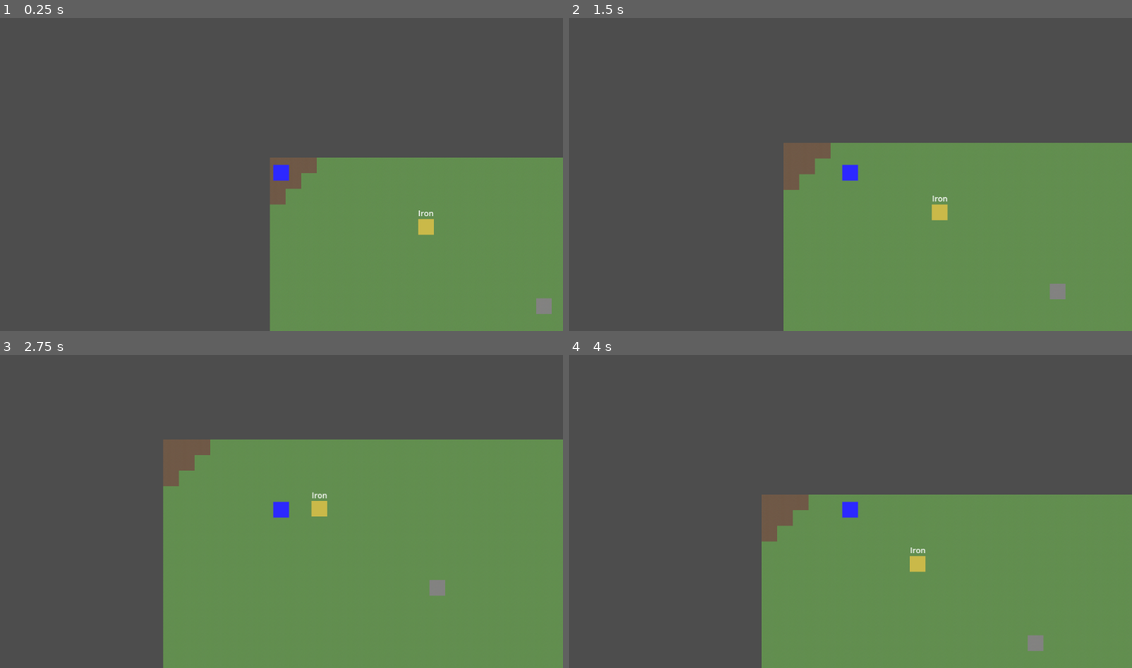
Above: before the commit, frames 1-4 (two rows, left to right).
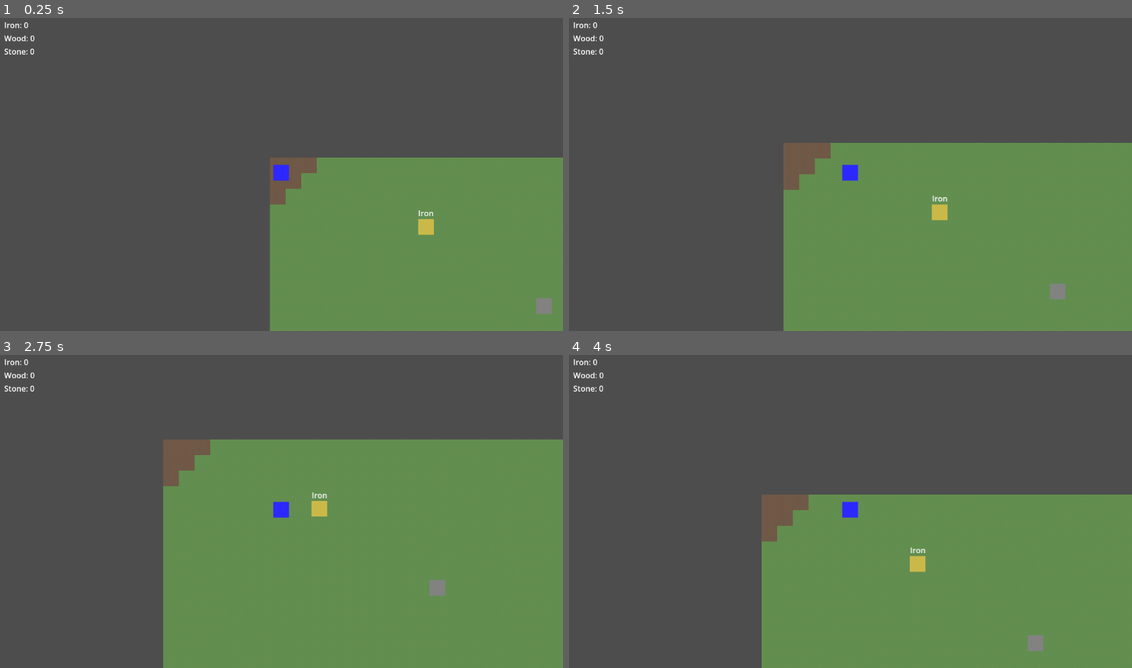
Above: after the commit, the same moments.

Repository: ntoonie/forge-and-survive
Game: Godot game, scene res://scenes/Main.tscn
Same seed, same stepped clock (60 frames per second), same inputs: the game is played once before the commit and once after it.
Inputs:
- Up to frame 1 (0.25 s): no input
- Up to frame 2 (1.5 s): tap Enter at 0.5 s; hold Right (ui_right) 0.53-1.28 s; tap E (interact) at 0.6, 1.35 s; hold Down (ui_down) from 1.28 s (still down)
- Up to frame 3 (2.75 s): release Down (ui_down) at 2.03 s; hold Right (ui_right) from 2.03 s (still down); tap E (interact) at 2.1 s
- Up to frame 4 (4 s): release Right (ui_right) at 2.78 s; hold Up (ui_up) 2.78-3.53 s; tap E (interact) at 2.85, 3.6 s; hold Left (ui_left) from 3.53 s (still down)

The runs differ from the first frame. In frame 1, 0.2% of the frame differs, in the area x 0-7%, y 1-12%; in frame 2, 0.2%; in frame 3, 0.2%; in frame 4, 0.2%.

Commit message:
feat: resource labels

Diff:
--- a/scenes/ui/HUD.tscn
+++ b/scenes/ui/HUD.tscn
@@ -1,3 +1,31 @@
 [gd_scene format=3 uid="uid://dkpiss73hn85r"]
 
-[node name="Hud" type="Node2D" unique_id=86831255]
+[ext_resource type="Script" uid="uid://u1ocvxot5qja" path="res://scripts/ui/hud.gd" id="1_kw0id"]
+
+[node name="HUD" type="CanvasLayer" unique_id=1264581366]
+script = ExtResource("1_kw0id")
+
+[node name="Control" type="Control" parent="." unique_id=594069138]
+layout_mode = 3
+anchors_preset = 0
+offset_right = 40.0
+offset_bottom = 40.0
+
+[node name="ResourcePanel" type="VBoxContainer" parent="Control" unique_id=2031147025]
+layout_mode = 0
+offset_left = 10.0
+offset_top = 10.0
+offset_right = 50.0
+offset_bottom = 50.0
+
+[node name="IronLabel" type="Label" parent="Control/ResourcePanel" unique_id=61142131]
+layout_mode = 2
+text = "Iron: 0"
+
+[node name="WoodLabel" type="Label" parent="Control/ResourcePanel" unique_id=481915591]
+layout_mode = 2
+text = "Wood: 0"
+
+[node name="StoneLabel" type="Label" parent="Control/ResourcePanel" unique_id=1365315056]
+layout_mode = 2
+text = "Stone: 0"
--- /dev/null
+++ b/scripts/ui/hud.gd
@@ -0,0 +1,10 @@
+extends CanvasLayer
+
+@onready var iron_label = $Control/ResourcePanel/IronLabel
+@onready var wood_label = $Control/ResourcePanel/WoodLabel
+@onready var stone_label = $Control/ResourcePanel/StoneLabel
+
+func _process(_delta):
+	iron_label.text = "Iron: " + str(GameData.resources["iron"])
+	wood_label.text = "Wood: " + str(GameData.resources["wood"])
+	stone_label.text = "Stone: " + str(GameData.resources["stone"])
Not shown, added: scripts/ui/hud.gd.uid
Not shown, changed: README.md
